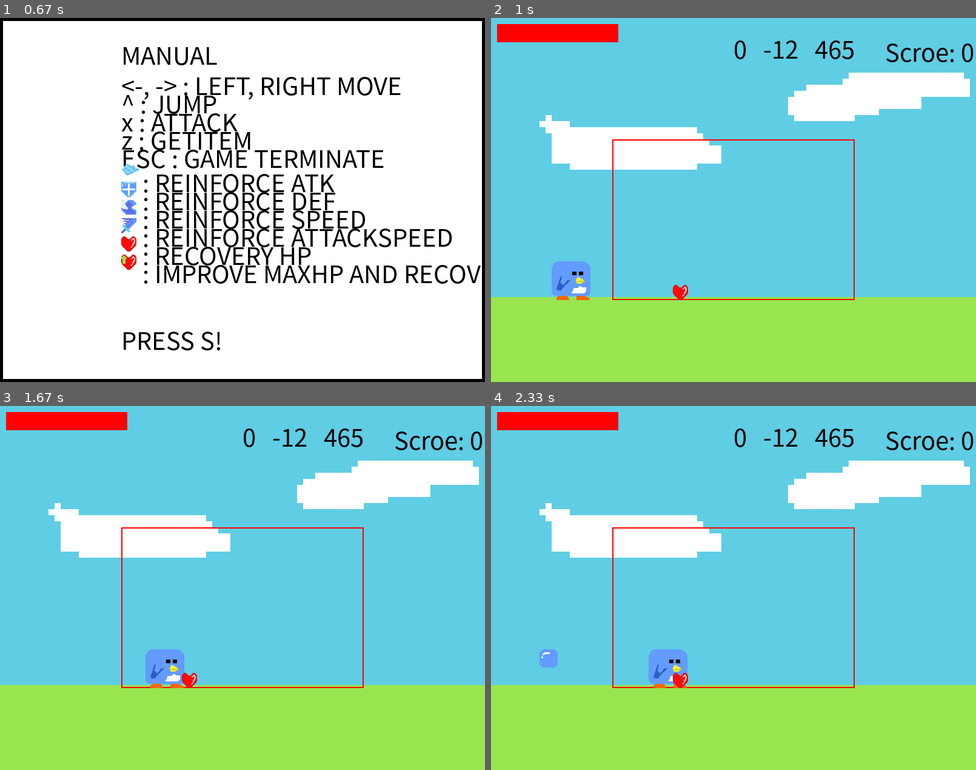
Above: before the commit, frames 1-4 (two rows, left to right).
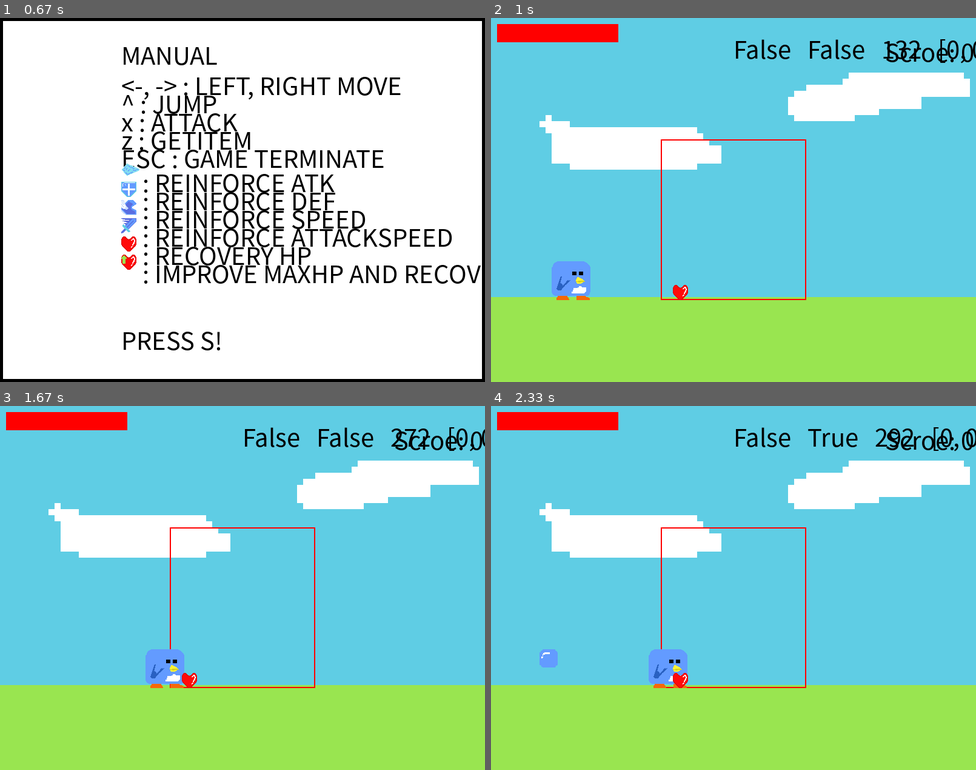
Above: after the commit, the same moments.

Repository: jeojw/code_practice
Game: pygame game, started from pygames/Adventure.py
Same seed, same stepped clock (60 frames per second), same inputs: the game is played once before the commit and once after it.
Inputs:
- Up to frame 1 (0.67 s): tap S at 0.33 s
- Up to frame 2 (1 s): hold S from 0.67 s (still down)
- Up to frame 3 (1.67 s): release S at 1.13 s; hold Right 1.17-1.63 s
- Up to frame 4 (2.33 s): hold Left 1.67-1.97 s; tap X at 1.73, 2.07 s; hold Right from 2 s (still down)

Frame 1 is identical in both runs. In frame 2, 1.4% of the frame differs, in the area x 25-100%, y 5-78%; in frame 3, 1.4%; in frame 4, 1.4%.

Commit message:
업데이트 및 버그내역 1. 카메라 이동에 관해서 조금 더 수정함 2. 다만, 아직도 카메라 이동 오류에 대해서는 해결을 하지 못함

Diff:
--- a/pygames/Adventure.py
+++ b/pygames/Adventure.py
@@ -14,8 +14,11 @@
 XMARGIN = 200
 YMARGIN = 0
 
-CAMERAXMARGIN = 200
+CAMERAXMARGIN = 280
 CAMERAYMARGIN = 200
+
+AIRSPACE = -12 # 공중 체공 계수
+JUMPHEIGHT = 120 # 점프 사거리
 
 '''
 오브젝트의 스텟 관련 변수
@@ -146,7 +149,7 @@
         self.PLAYER = None # 스테이지 내에 그려질 플레이어
         self.ClearStage = False # 스테이지가 클리어 됬는지 아닌지 판별하는 불값
         self.CameraMoveable = True # 카메라가 이동가능한 상태인지 설정시켜주는 불값
-        self.isSlackColide = False
+        self.isCameraMove = False # 카메라가 현재 이동중인지 판별해주는 불값
         self.CameraDirection = LEFT # 카메라 방향
         self.Deadboollist = []
         self.CameraPos = [0, 0] # 카메라 위치
@@ -305,19 +308,13 @@
         pygame.draw.rect(Screen, RED, self.CameraSlack, 2)
         write(SmallFont, 'Scroe: ' + str(self.score), BLACK, 650, 25)
 
-    def CameraMovement(self, dx=0, dy=0):
-        '''
-        카메라 이동을 관리하는 메서드
-        '''
-        self.CameraPos[0] += dx
-        self.CameraPos[1] += dy
-
     def UpdateCamera(self):
         '''
         카메라의 위치를 업데이트시켜주는 메서드
         '''
         PlayerCenterX = self.PLAYER.GetPos(X) + self.PLAYER.GetSize(WIDTH) / 2
         PlayerCenterY = self.PLAYER.GetPos(Y) + self.PLAYER.GetSize(HEIGHT) / 2
+        PlayerSpeed = self.PLAYER.GetStat(SPEED)
 
         if (self.CameraPos[0] + x_size >= map_x_size):
             self.CameraPos[0] = map_x_size - x_size
@@ -326,16 +323,38 @@
             self.CameraPos[0] = 0
             self.CameraMoveable = False
 
-        if (self.PLAYER.GetCondition(ONGROUND)):
-            self.CameraPos[1] = 0
-
-        if (self.CameraMoveable is False):
+        if (not self.CameraMoveable):
             if (self.CameraPos[0] >= map_x_size - x_size):
                 if (PlayerCenterX < x_size - CAMERAXMARGIN):
                     self.CameraMoveable = True
             elif (self.CameraPos[0] <= 0):
                 if (PlayerCenterX > CAMERAXMARGIN):
                     self.CameraMoveable = True
+        else:
+            if (PlayerCenterX > x_size - CAMERAXMARGIN):
+                self.isCameraMove = True
+                self.CameraPos[0] += PlayerSpeed
+            elif (PlayerCenterX < CAMERAXMARGIN and self.CameraPos[0] > 0):
+                self.isCameraMove = True
+                self.CameraPos[0] -= PlayerSpeed
+
+        if (not self.PLAYER.GetCondition(ONGROUND)):
+            self.isCameraMove = True
+            if (self.PLAYER.airSpace != 0):
+                self.CameraPos[1] += self.PLAYER.airSpace
+            else:
+                if (self.PLAYER.gravity != 0):
+                    self.CameraPos[1] += self.PLAYER.gravity
+                else:
+                    pass
+        else:
+            self.CameraPos[1] = 0
+
+        if (self.PLAYER.GetCondition(ONGROUND)):
+            if (not self.PLAYER.GetCondition(WALK)):
+                self.isCameraMove = False
+            else:
+                pass
 
     def UpdateStage(self):
         '''
@@ -454,7 +473,26 @@
             return False
 
     def updatePos(self, Stage):
-        pass
+        PlayerCenterX = Stage.GetPlayer().GetPos(X) + Stage.GetPlayer().GetSize(WIDTH) / 2
+
+        if (Stage.GetPlayer().GetCondition(WALK) and Stage.isCameraMove and Stage.CameraMoveable):
+            if (PlayerCenterX <= CAMERAXMARGIN):
+                self.x_pos += Stage.GetPlayer().GetStat(SPEED)
+            elif (PlayerCenterX >= x_size - CAMERAXMARGIN):
+                self.x_pos += -Stage.GetPlayer().GetStat(SPEED)
+
+        if (not Stage.GetPlayer().GetCondition(ONGROUND)):
+            if (Stage.GetPlayer().airSpace != 0):
+                self.y_pos -= Stage.GetPlayer().airSpace
+            else:
+                if (Stage.GetPlayer().gravity != 0):
+                    self.y_pos -= Stage.GetPlayer().gravity
+                else:
+                    pass
+        else:
+            self.y_pos = MAP_GROUND
+
+        self.hitbox.bottom = self.y_pos
 
 class LifeObject(object):
     '''
@@ -496,7 +534,7 @@
         self.Condition = STATIC # 오브젝트의 컨디션
 
         self.gravity = 0 # 중력 계수
-        self.airSpace = -12 # 점프 계수
+        self.airSpace = AIRSPACE # 점프 계수
 
         self.ChangeDelay = 0.1 # 컨디션 전환 딜레이
         self.delayStart = 0 # 딜레이 시작 시간
@@ -649,7 +687,7 @@
         else:
             self.isChangeCondition = False
 
-        if (self.isGetattack is False): # 만일 이 조건문이 없을 시 죽은 후에도 방향전환이 됨. 아래도 동일
+        if (not self.isGetattack): # 만일 이 조건문이 없을 시 죽은 후에도 방향전환이 됨. 아래도 동일
             self.isWalk = True
             self.isAttack = False
             self.isGetattack = False
@@ -661,7 +699,7 @@
         왼쪽방향으로 걷게 해주는 메서드
         사망시 방향전환 및 걷기가 안되도록 설정
         '''
-        if (self.isDead is False):
+        if (not self.isDead):
             self.left()
             self.walk()
 
@@ -670,7 +708,7 @@
         오른쪽방향으로 걷게 해주는 메서드
         사망시 방향전환 및 걷기가 안되도록 설정
         '''
-        if (self.isDead is False):
+        if (not self.isDead):
             self.right()
             self.walk()
 
@@ -679,7 +717,7 @@
         오브젝트의 점프 상태를 설정하는 메서드
         오브젝트가 지면으로부터 붕 떠져있는 경우 더 이상 위로 올라가지 않게 수정
         '''
-        if (self.isDead is False):
+        if (not self.isDead):
             self.isOnGround = False
             if (self.hitbox.bottom < MAP_GROUND):
                 self.y_pos += 0
@@ -731,7 +769,7 @@
         '''
         오브젝트가 죽었음을 나타내는 메서드
         '''
-        if (self.isDead is False):
+        if (not self.isDead):
             self.isChangeCondition = True
         else:
             self.isChangeCondition = False
@@ -829,19 +867,19 @@
         self.hitbox.x = self.x_pos
         self.hitbox.bottom = self.y_pos
 
-        if (self.isOnGround is False):
+        if (not self.isOnGround):
             self.y_pos += self.airSpace
-            if (self.y_pos <= MAP_GROUND - 80):
+            if (self.y_pos <= MAP_GROUND - JUMPHEIGHT):
                 self.airSpace = 0
-                self.gravity += 1
+                self.gravity = 7
             self.y_pos += self.gravity
         if (self.y_pos >= MAP_GROUND):
             self.y_pos = MAP_GROUND
             self.isOnGround = True
             self.gravity = 0
-            self.airSpace = -12
-
-        if (Stage.CameraMoveable is False):
+            self.airSpace = AIRSPACE
+
+        if (not Stage.CameraMoveable):
             if (self.hitbox.left <= MAP_LIMIT_LEFT):
                 self.x_pos = MAP_LIMIT_LEFT
             if (self.hitbox.right >= MAP_LIMIT_RIGHT):
@@ -1059,10 +1097,10 @@
         플레이어의 스텟을 그려주는 메서드
         '''
         Length = 200
-        convertConficient = self.MAXHP / 200
+        convertConficient = Length / self.MAXHP
         pygame.draw.rect(Screen, VIRGINRED, (10, 10, Length, 30), 2)
         if (self.HP >= 0):
-            pygame.draw.rect(Screen, RED, (10, 10, self.HP / convertConficient , 30))
+            pygame.draw.rect(Screen, RED, (10, 10, self.HP * convertConficient , 30))
 
         if (self.itemType == ICE):
             Screen.blit(ICEICON, (Length + 20, 15))
@@ -1121,26 +1159,16 @@
         super().updatePos(Stage)
         if (Stage.GetCameraView(X) <= map_x_size - x_size or Stage.GetCameraView(X) >= 0):
             if (self.hitbox.centerx > x_size - CAMERAXMARGIN):
-                Stage.CameraMovement(self.SPEED, 0)
-                if (Stage.CameraMoveable):
+                if (Stage.CameraMoveable and Stage.isCameraMove):
                     self.x_pos -= self.SPEED
                 else:
                     pass
             elif (self.hitbox.centerx < CAMERAXMARGIN and Stage.GetCameraView(X) > 0):
-                Stage.CameraMovement(-self.SPEED, 0)
-                if (Stage.CameraMoveable):
+                if (Stage.CameraMoveable and Stage.isCameraMove):
                     self.x_pos += self.SPEED
                 else:
                     pass
 
-        if (self.isOnGround is False):
-            if (self.airSpace != 0):
-                Stage.CameraMovement(0, self.airSpace)
-            else:
-                if (self.gravity != 0):
-                    Stage.CameraMovement(0, self.gravity)
-                else:
-                    pass
 
 
 class EnemyObject(LifeObject):
@@ -1211,7 +1239,7 @@
         '''
         플레이어를 감지하는 함수
         '''
-        if (self.isDetect is False):
+        if (not self.isDetect):
             self.effectStart = pygame.time.get_ticks()
         self.isDetect = True
         self.effectElapsed = (pygame.time.get_ticks() - self.effectStart) / 1000
@@ -1264,17 +1292,20 @@
 
     def drawStat(self):
         Length = 125
-        convertConficient = self.MAXHP / Length
+        convertConficient = Length / self.MAXHP
         pygame.draw.rect(Screen, VIRGINRED, (self.hitbox.centerx - Length / 2,
                                              self.hitbox.bottom + 18, Length, 12), 3)
         if (self.HP >= 0):
             pygame.draw.rect(Screen, RED, (self.hitbox.centerx - Length / 2,
-                                           self.hitbox.bottom + 19, self.HP / convertConficient, 9))
+                                           self.hitbox.bottom + 19, self.HP * convertConficient, 9))
 
     def updatePos(self, Stage=None):
         '''
         오브젝트의 위치를 업데이트 시키는 메서드
         '''
+        if (Stage.GetPlayer().GetCondition(ONGROUND)):
+            self.y_pos = MAP_GROUND
+
         super().updatePos(Stage)
 
     def updateSprite(self, dt):# 추후 아이템 획득시에도 스프라이트 관련 업데이트를 추가할 것
@@ -1362,7 +1393,7 @@
                 if (event.key == pygame.K_LEFT or
                     event.key == pygame.K_RIGHT or
                     event.key == pygame.K_x):
-                    if (Stage.GetPlayer().GetCondition(DEAD) is False):
+                    if (not Stage.GetPlayer().GetCondition(DEAD)):
                         Stage.GetPlayer().static()
                     else:
                         Stage.GetPlayer().dead()
@@ -1394,7 +1425,7 @@
         if (Stage.GetPlayer().GetCondition(DEAD)):
             return False
 
-        write(SmallFont, str(Stage.GetPlayer().gravity) + '   ' + str(Stage.GetPlayer().airSpace) + '   ' + str(Stage.GetPlayer().y_pos), BLACK, 400, 20)
+        write(SmallFont, str(Stage.isCameraMove) + '   ' + str(Stage.CameraMoveable) + '   ' + str(Stage.GetPlayer().hitbox.centerx) + '   ' + str(Stage.CameraPos), BLACK, 400, 20)
         pygame.display.update()
         Clock.tick(FPS)
 
